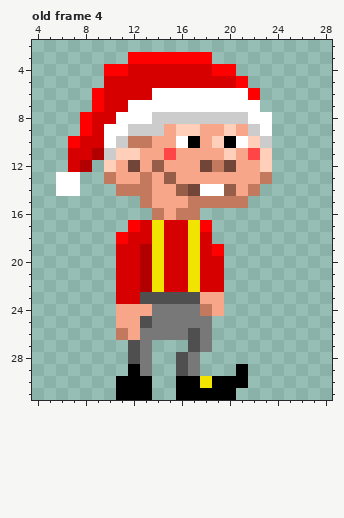
One commit to this pixel-art file: ase/sit_and_relax.ase. Above is the file before it was changed.
32x32 pixels, 21 frames. Shown: old frame 4: x 4..28, y 2..31. The commit also changed other frames, which this record leaves out.
After:
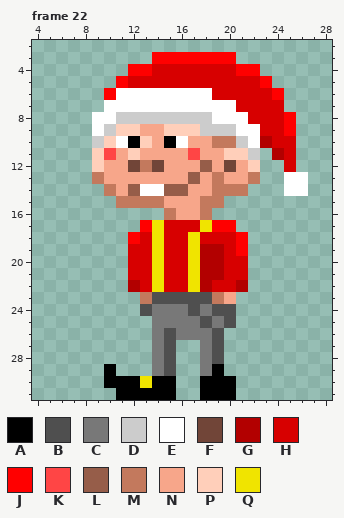
Palette (. is transparent): A #000000  B #4f4f4f  C #787878  D #cccccc  E #ffffff  F #714538  G #b20000  H #d70000  J #ff0000  K #ff4545  L #965d49  M #c3795d  N #f7a68a  P #ffcfba  Q #f0e400
A new or re-ordered frame is compared with the old frame closest to it.
Change:
frames 21 -> 84
Changed rows in their new state; - is an unchanged pixel.
Frame 22 is new; against old frame 4:
first column x 6:
 3 ------..-----JJ------
 4 ----..JJ-----HHJJ----
 5 ----.J---------HHJ---
 6 ---.JEEE-----HHHHHJ--
 7 ---.EE---------HHHH--
 8 --.EEDDD-----EEEHHHJ-
 9 --.EDPPNNP--DDDEEHHJ-
10 -..DPEAP-A-N-MMDEGHH-
11 -..PKN---N-K---PD.GH-
12 -..PN--MF---LN--P.-H-
13 ..-MN--N-N-L-M--M.-EE
14 ..--MNLEEL-NNMMM.--EE
15 -----MM-M--N--..-----
16 --------.MNNM--------
17 ------.J---HQJJ------
18 -----.J------HHJ-----
19 -----.-H----GGHJ-----
20 -----.-H----GGHH-----
21 -----.-H----GGHH-----
22 -----.GH----G-HG-----
23 -----..M----BMN------
24 -----..B---BCBB------
25 -----...----BCB------
26 -----...-B-C-B-------
27 ------..CB-.-B-------
28 ------..CB..CB-------
29 ----A-..CB..CA-.-----
30 ----A--QAA..A--.-----
31 --------AA..---------
Pixel boxes of the changes (left, top, right, bottom) in both pictures:
changed: (56, 52, 308, 400)
